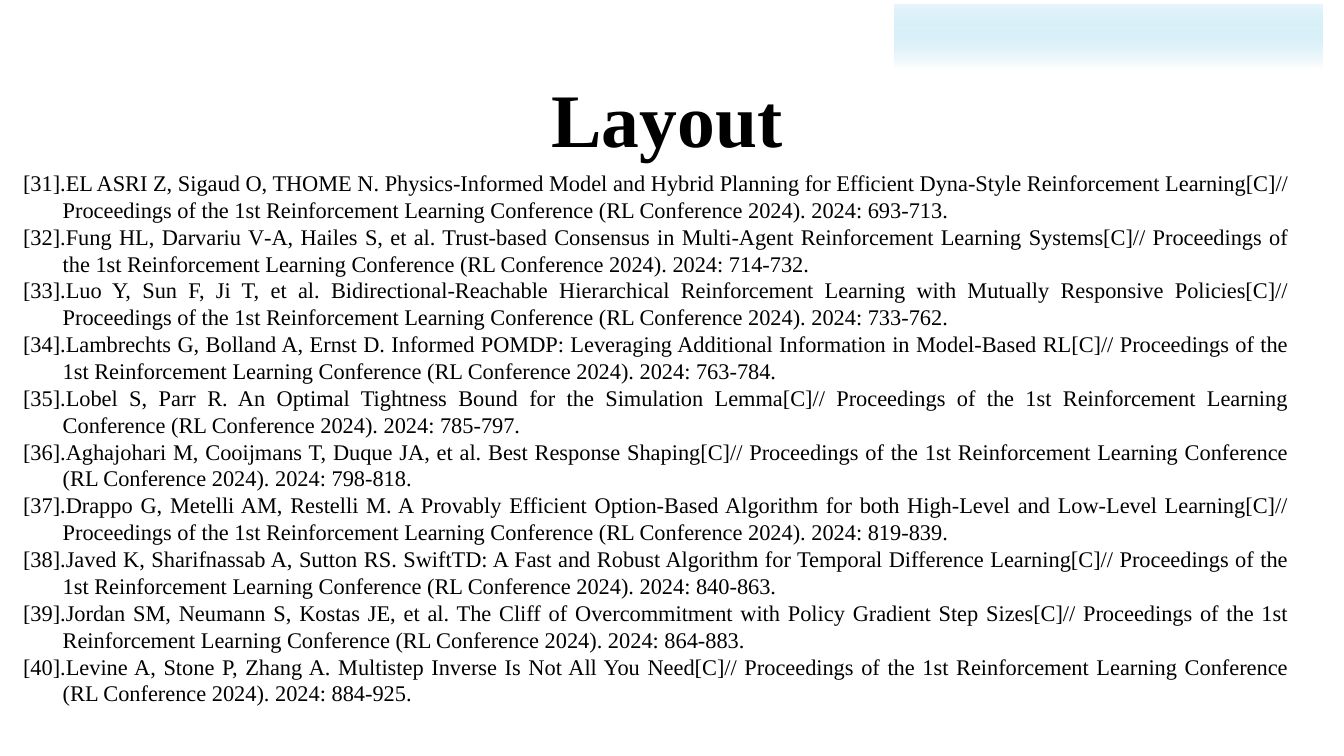
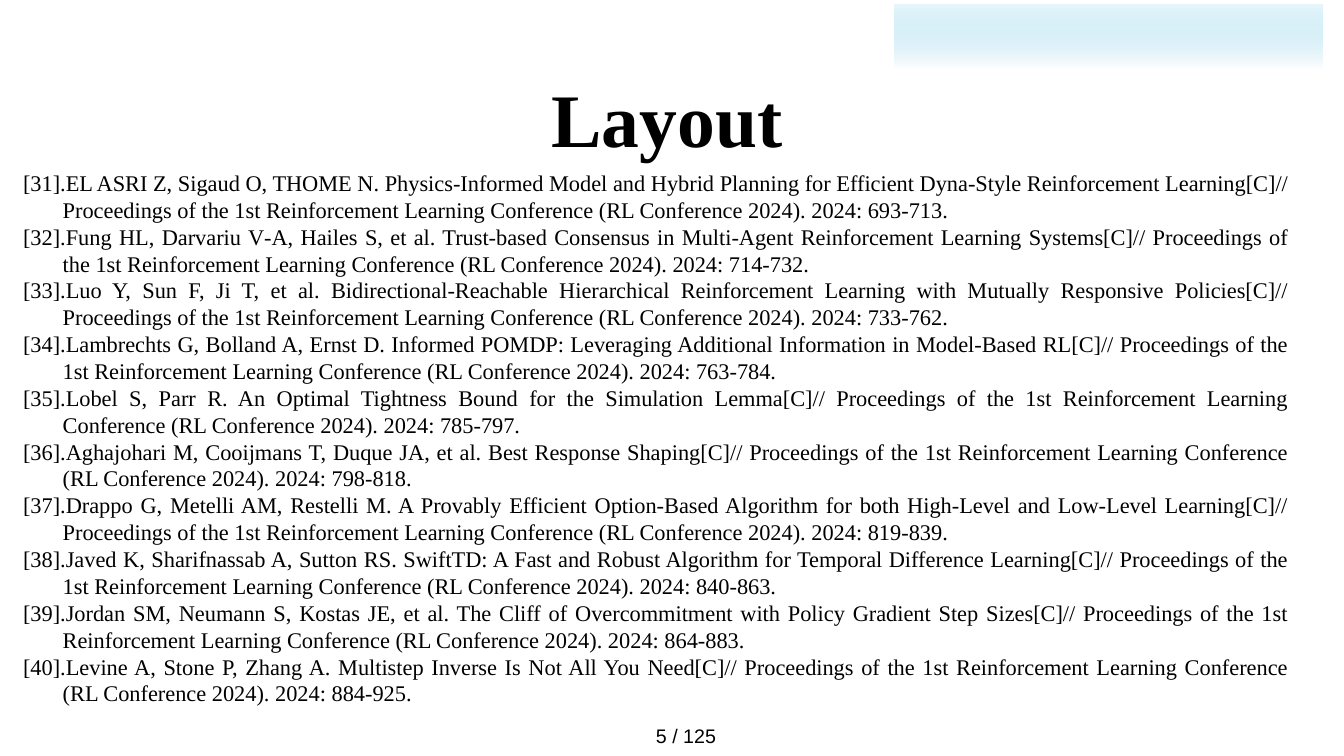
Before and after one commit to majialin-1995/paper_download, a slide deck: slide 5 of template.pptx. Drawn at 1344x756 pixels with LibreOffice and Linux fonts; fonts in the diff are those of the drawing; background and template pictures are left out. Boxes give left, top, right and bottom in pixels: in the first picture for what was removed or moved away, otherwise in the second. Text is boxed around its words. In the diff, an @@ line names an element or a change of style, - is before the commit and + after.

```diff
--- a/template.pptx
+++ b/template.pptx
@@ text added at (x1=656, y1=729, x2=716, y2=744), 14 pt, text #000000 @@
+5 / 125
```
Also in this commit, not shown: 7 other slides changed, 2 other files.
